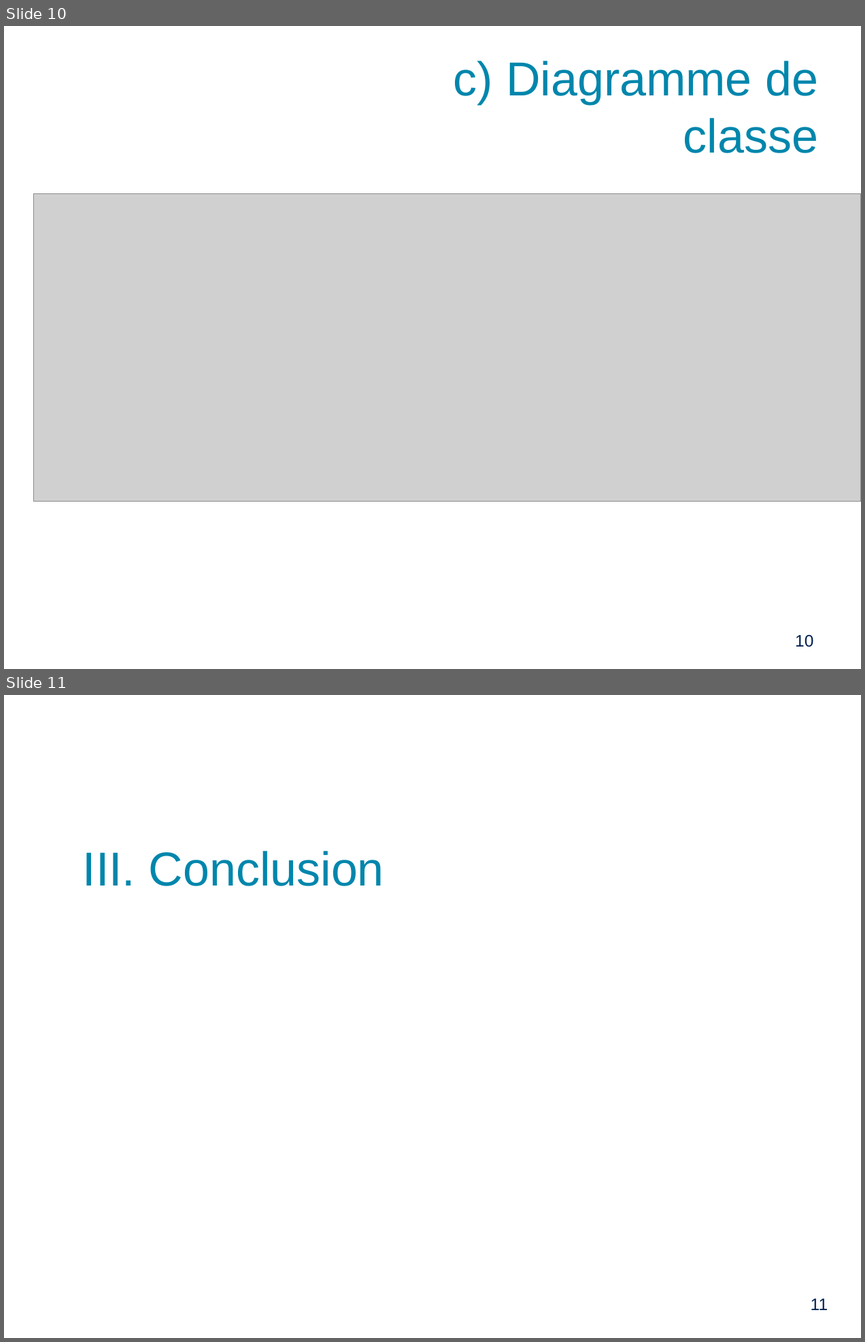
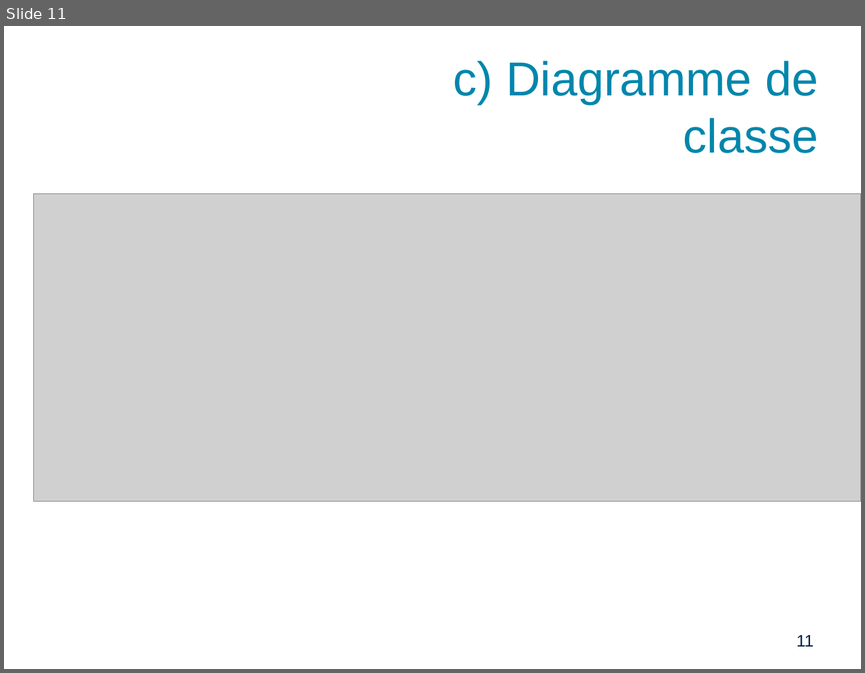
Before and after one commit to PinaudLucas/Projet, a slide deck: Lucas/Revue_2.odp. Shown one above the other, each under a label of ours: slides 10 and 11 before the commit, slide 11 after it. The pictures are 865x1342 and 865x673 pixels, drawn with LibreOffice and Linux fonts; fonts in the diff are those of the drawing; grey boxes stand for pictures; background and template pictures are left out. Boxes give left, top, right and bottom in pixels: in the first picture for what was removed or moved away, otherwise in the second. Text is boxed around its words. In the diff, an @@ line names an element or a change of style, - is before the commit and + after.

```diff
--- a/Lucas/Revue_2.odp
+++ b/Lucas/Revue_2.odp
@@ slide 11 removed at <box>4,695,861,1338</box>, background picture (left out) @@
@@ title removed at <box>83,851,384,886</box> @@
-III. Conclusion
@@ page number removed at <box>810,1298,827,1310</box> @@
-11
@@ what was slide 10 is now slide 11 @@
@@ page number at <box>796,635,813,646</box>: text changed @@
-10
+11
```
Also in this commit, not shown: 2 slides changed, 8 slides added.
